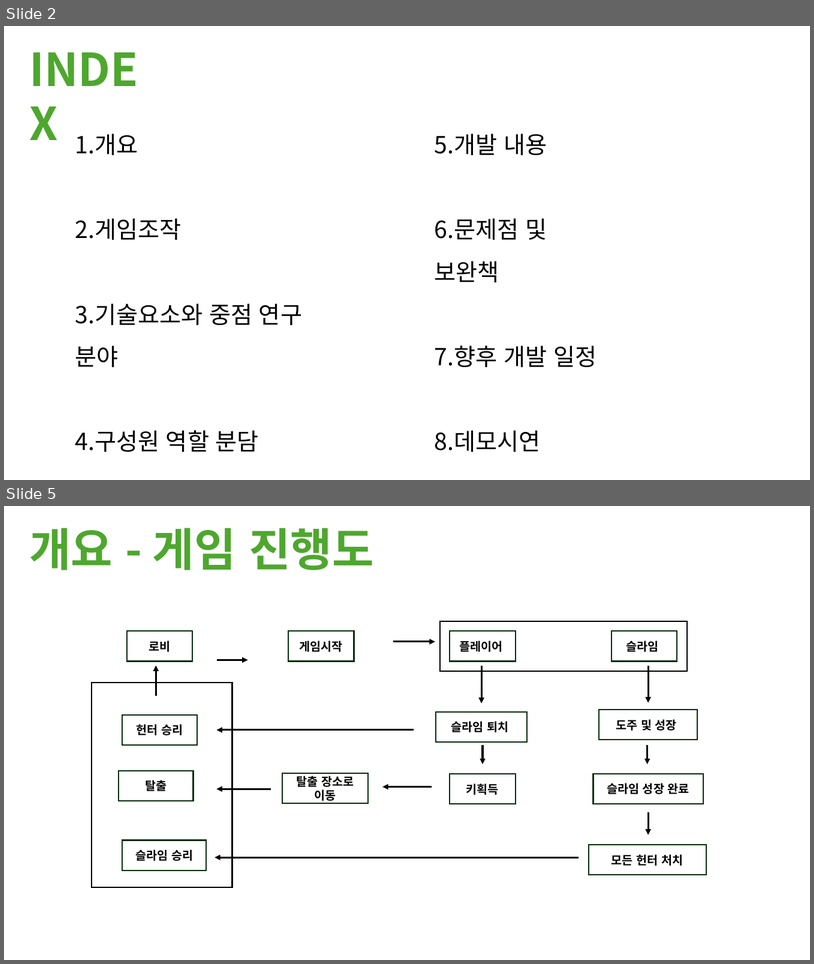
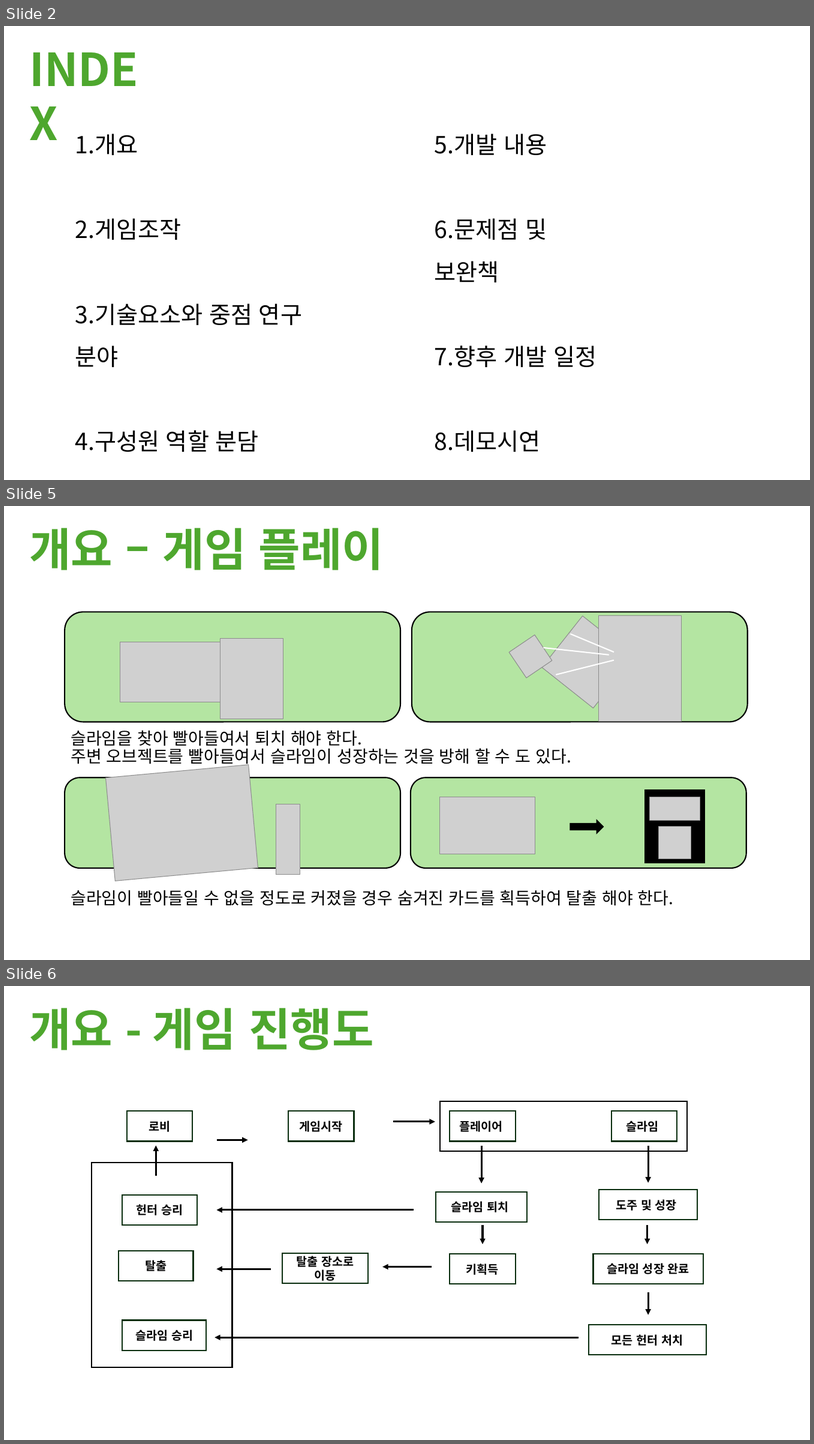
Before and after one commit to M055B411/23TH_TUK_Senior_Project, a slide deck: 제안서/EatUpAll_고윤범_노창현_양재성.pptx. Shown one above the other, each under a label of ours: slides 2 and 5 before the commit, slides 2, 5 and 6 after it; the slides between them are not shown. The pictures are 814x964 and 814x1444 pixels, drawn with LibreOffice and Linux fonts; fonts in the diff are those of the drawing; grey boxes stand for pictures. Boxes give left, top, right and bottom in pixels: in the first picture for what was removed or moved away, otherwise in the second. Text is boxed around its words. In the diff, an @@ line names an element or a change of style, - is before the commit and + after.

```diff
--- a/제안서/EatUpAll_고윤범_노창현_양재성.pptx
+++ b/제안서/EatUpAll_고윤범_노창현_양재성.pptx
@@ slide 5 added at box(4, 506, 810, 960), background #FFFFFF @@
@@ text added at box(29, 528, 384, 570), 54 pt, text #4EA72E, bold @@
+개요 – 게임 플레이
@@ rounded rectangle added at box(65, 612, 400, 722), fill #B4E5A2, outline #000000 1.5 pt @@
@@ rounded rectangle added at box(413, 612, 748, 722), fill #B4E5A2, outline #000000 1.5 pt @@
@@ picture added at box(542, 616, 634, 708) @@
@@ picture added at box(599, 616, 681, 721) @@
@@ picture added at box(120, 642, 221, 702) @@
@@ picture added at box(221, 639, 284, 719) @@
@@ picture added at box(509, 635, 552, 678) @@
@@ line added from (609, 655) to (543, 648), #FFFFFF 1.5 pt @@
@@ line added from (614, 652) to (571, 634), #FFFFFF 1.5 pt @@
@@ line added from (614, 660) to (557, 675), #FFFFFF 1.5 pt @@
@@ text added at box(71, 730, 572, 767), 20 pt, text #000000 @@
+슬라임을 찾아 빨아들여서 퇴치 해야 한다.
+주변 오브젝트를 빨아들여서 슬라임이 성장하는 것을 방해 할 수 도 있다.
@@ picture added at box(106, 765, 258, 881) @@
@@ rounded rectangle added at box(65, 778, 400, 868), fill #B4E5A2, outline #000000 1.5 pt @@
@@ rounded rectangle added at box(411, 778, 747, 868), fill #B4E5A2, outline #000000 1.5 pt @@
@@ rectangle added at box(645, 790, 705, 862), fill #000000, outline #000000 1.5 pt @@
@@ picture added at box(276, 804, 300, 874) @@
@@ picture added at box(440, 797, 536, 854) @@
@@ picture added at box(650, 797, 700, 820) @@
@@ right arrow added at box(571, 820, 603, 832), fill #000000, outline #000000 1.5 pt @@
@@ picture added at box(659, 826, 692, 859) @@
@@ text added at box(71, 889, 674, 906), 20 pt, text #000000 @@
+슬라임이 빨아들일 수 없을 정도로 커졌을 경우 숨겨진 카드를 획득하여 탈출 해야 한다.
@@ what was slide 5 is now slide 6 @@
```
Also in this commit, not shown: 2 slides changed, 5 other files.
